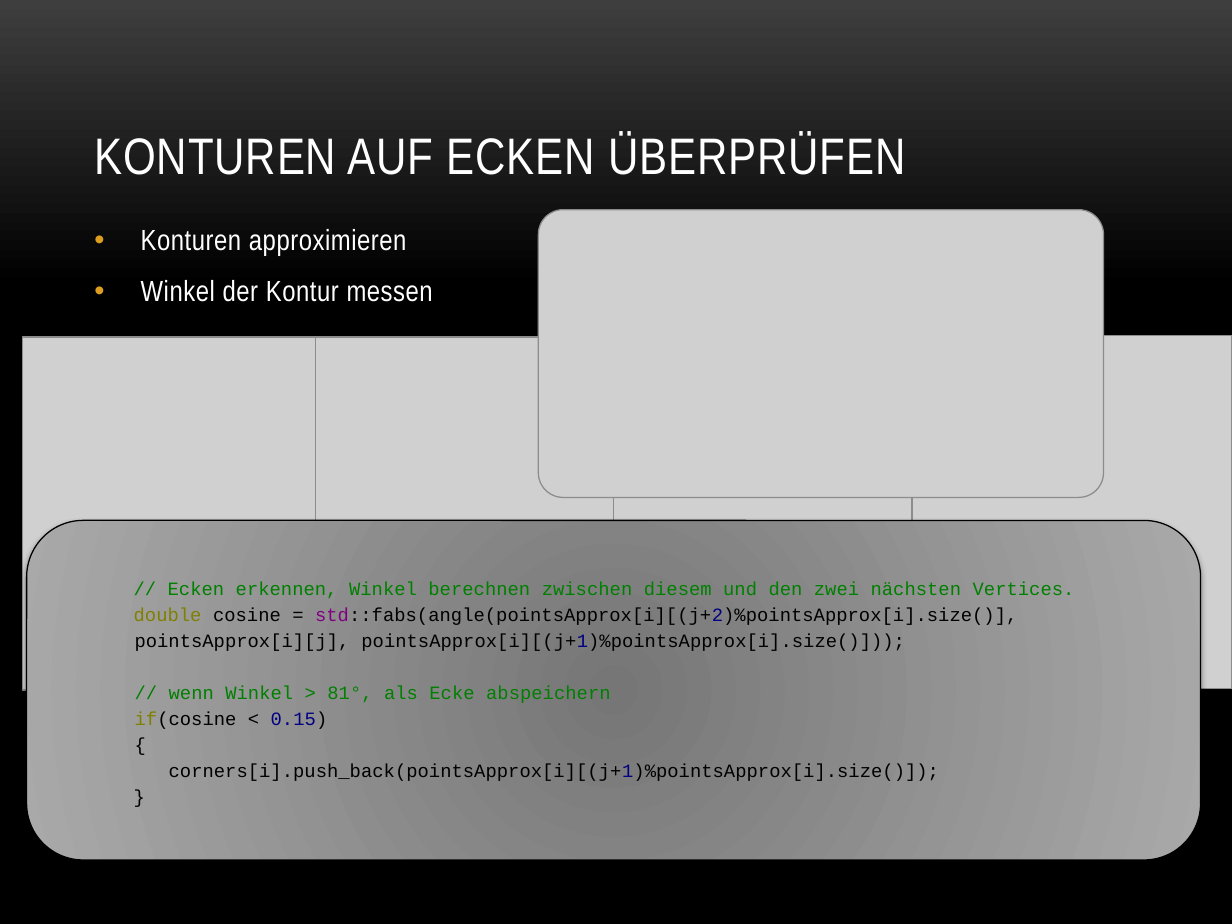
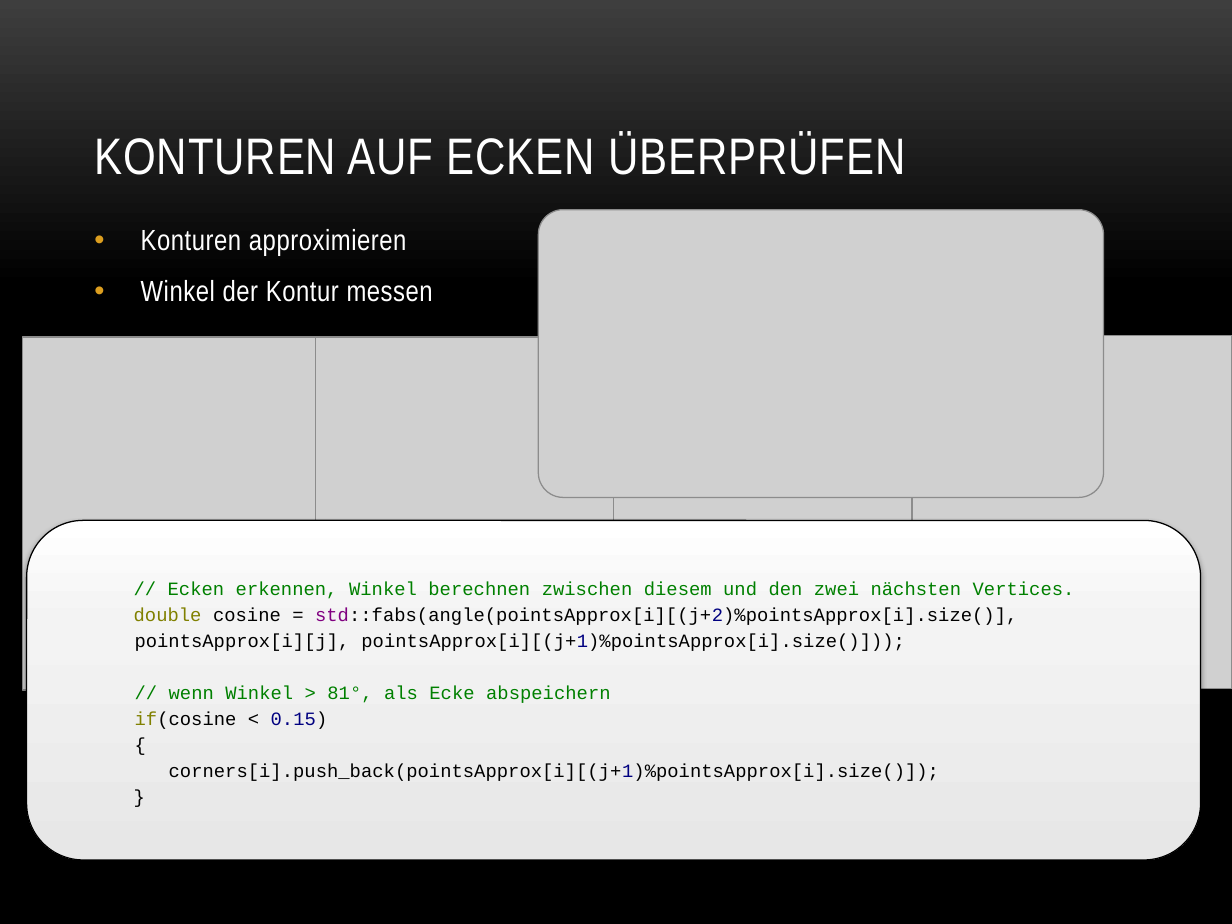
Before and after one commit to baertschi/Puzzle, a slide deck: slide 17 of Doku/Puzzle.pptx. Drawn at 1232x924 pixels with LibreOffice and Linux fonts; fonts in the diff are those of the drawing; grey boxes stand for pictures; background and template pictures are left out. Boxes give left, top, right and bottom in pixels: in the first picture for what was removed or moved away, otherwise in the second. Text is boxed around its words. In the diff, an @@ line names an element or a change of style, - is before the commit and + after.

```diff
--- a/Doku/Puzzle.pptx
+++ b/Doku/Puzzle.pptx
@@ rounded rectangle "// Ecken erkennen, Winkel berechnen ..." at [27,520,1201,860]: fill gradient #767676 to #A9A9A9 to gradient #FFFFFF to #F4F4F4 to #E7E7E7 @@
```
Also in this commit, not shown: 9 other slides changed, 2 slides removed, 1 other file.
